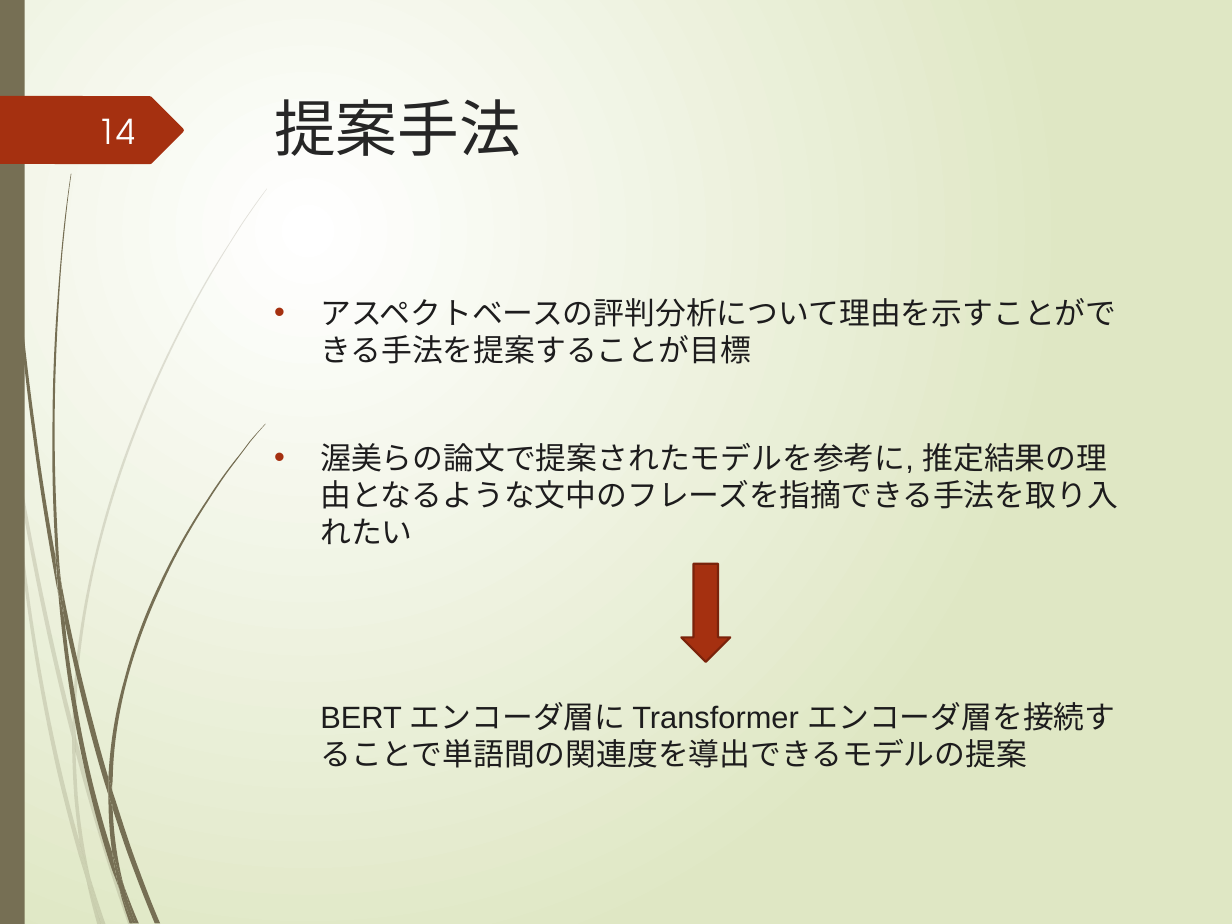
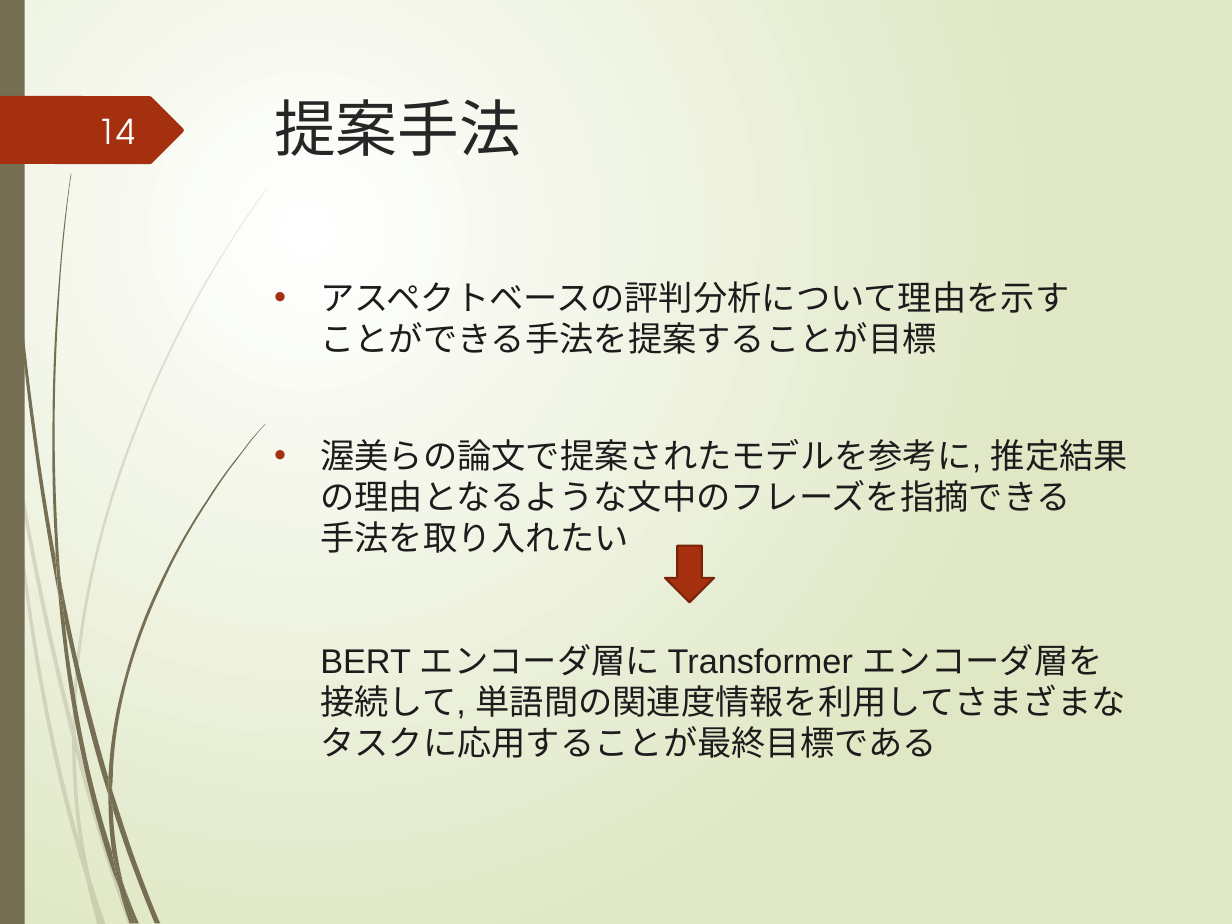
Before and after one commit to yuuki-kusumoto/kusumoto, a slide deck: slide 14 of 2021_prsn_2nd/後期研究発表会.pptx. Drawn at 1232x924 pixels with LibreOffice and Linux fonts; fonts in the diff are those of the drawing. Boxes give left, top, right and bottom in pixels: in the first picture for what was removed or moved away, otherwise in the second. Text is boxed around its words. In the diff, an @@ line names an element or a change of style, - is before the commit and + after.

```diff
--- a/2021_prsn_2nd/後期研究発表会.pptx
+++ b/2021_prsn_2nd/後期研究発表会.pptx
@@ text at (320, 281, 1128, 758): text changed; size 18 to 20 pt @@
-• アスペクトベースの評判分析について理由を示すことができる手法を提案することが目標
-• 渥美らの論文で提案されたモデルを参考に, 推定結果の理由となるような文中のフレーズを指摘できる手法を取り入れたい
-  BERT エンコーダ層に Transformer エンコーダ層を接続することで単語間の関連度を導出できるモデルの提案
+• アスペクトベースの評判分析について理由を示す
+  ことができる手法を提案することが目標
+• 渥美らの論文で提案されたモデルを参考に, 推定結果の理由となるような文中のフレーズを指摘できる
+  手法を取り入れたい
+  BERT エンコーダ層に Transformer エンコーダ層を
+  接続して, 単語間の関連度情報を利用してさまざまな
+  タスクに応用することが最終目標である
@@ down arrow: place and size @@
-down arrow at (681, 564, 731, 663)
+down arrow at (665, 546, 715, 602)
```
Also in this commit, not shown: 12 other slides changed, 5 slides added, 2 slides removed.
